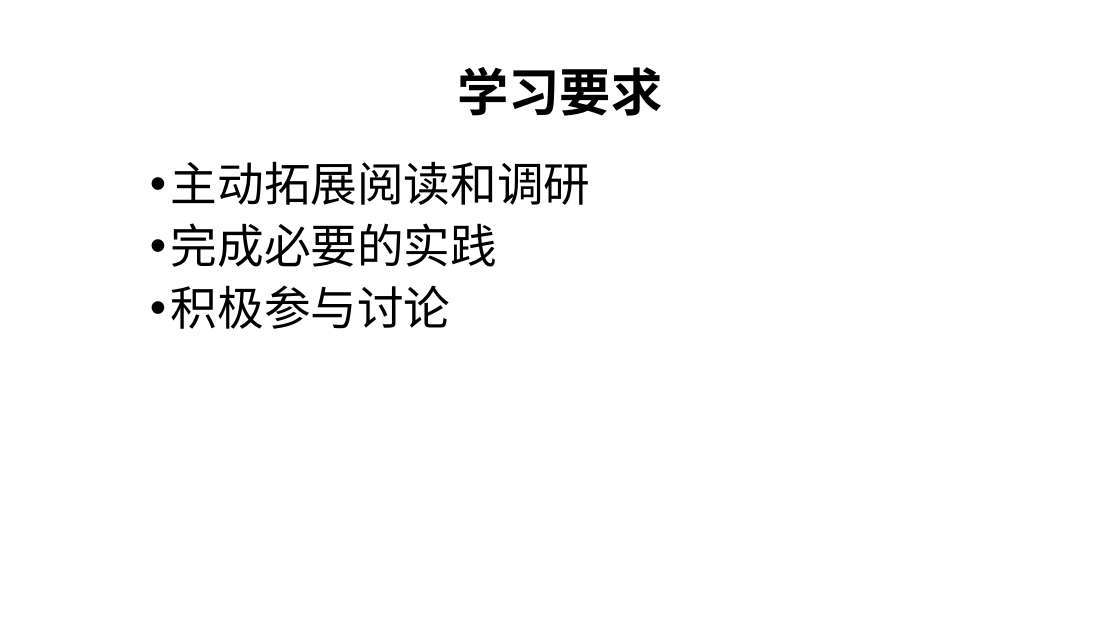
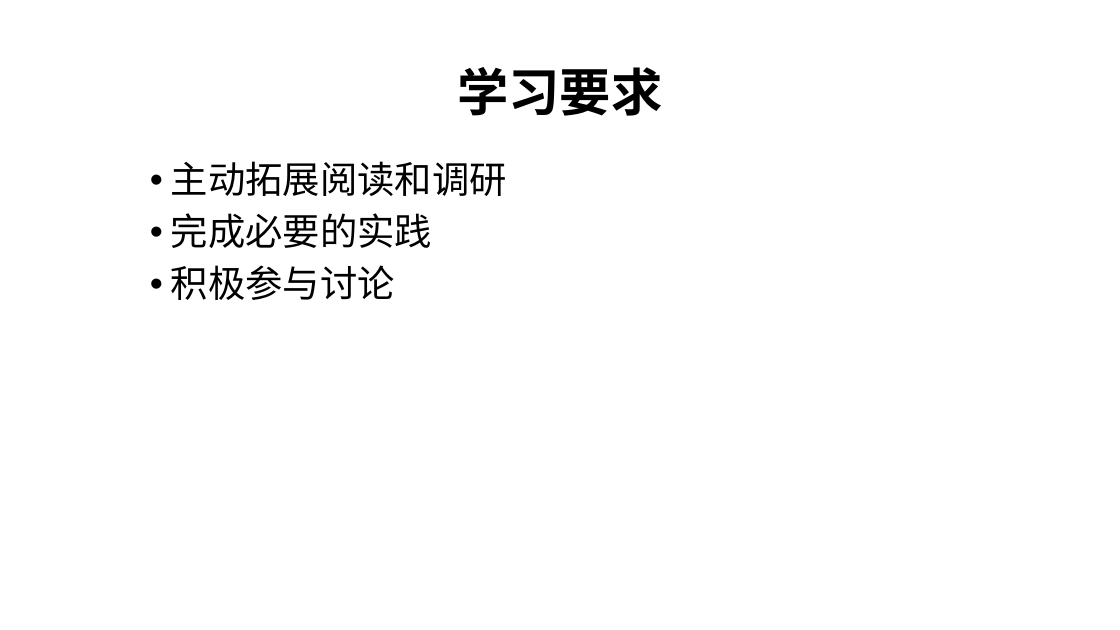
Before and after one commit to zuoshenghuang/curriculum, a slide deck: slide 6 of software/Ch_0_main.pptx. Drawn at 1120x630 pixels with LibreOffice and Linux fonts; fonts in the diff are those of the drawing; background and template pictures are left out. Boxes give left, top, right and bottom in pixels: in the first picture for what was removed or moved away, otherwise in the second. Text is boxed around its words. In the diff, an @@ line names an element or a change of style, - is before the commit and + after.

```diff
--- a/software/Ch_0_main.pptx
+++ b/software/Ch_0_main.pptx
@@ text "主动拓展阅读和调研" at (171, 161, 507, 300): size 40 to 32 pt @@
```
Also in this commit, not shown: 5 other slides changed, 6 slides added, 1 slide removed, 7 other files.
